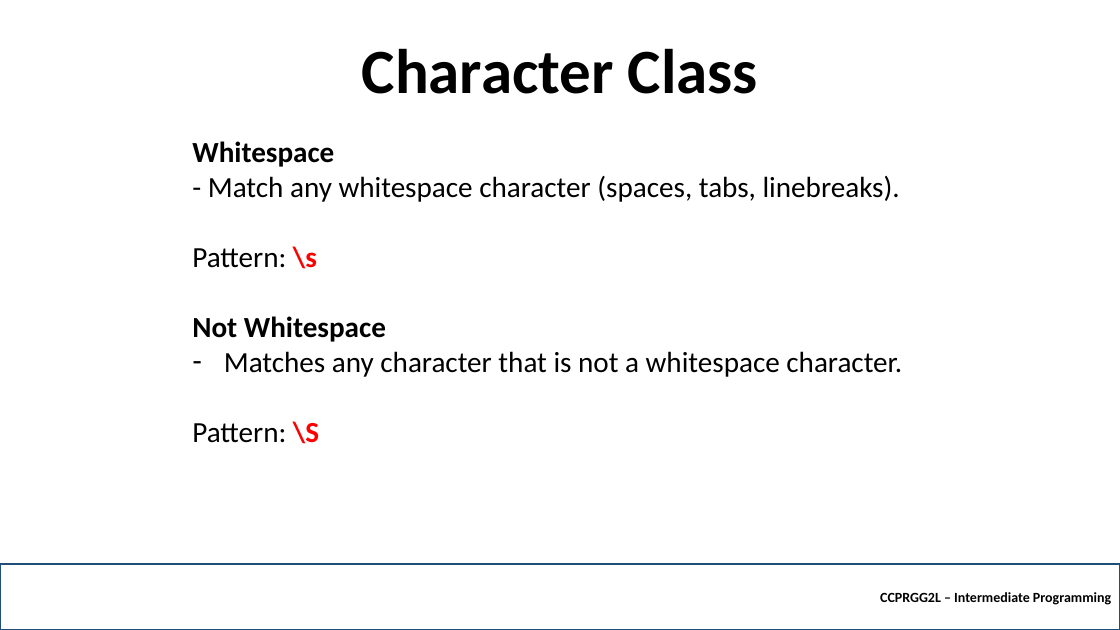
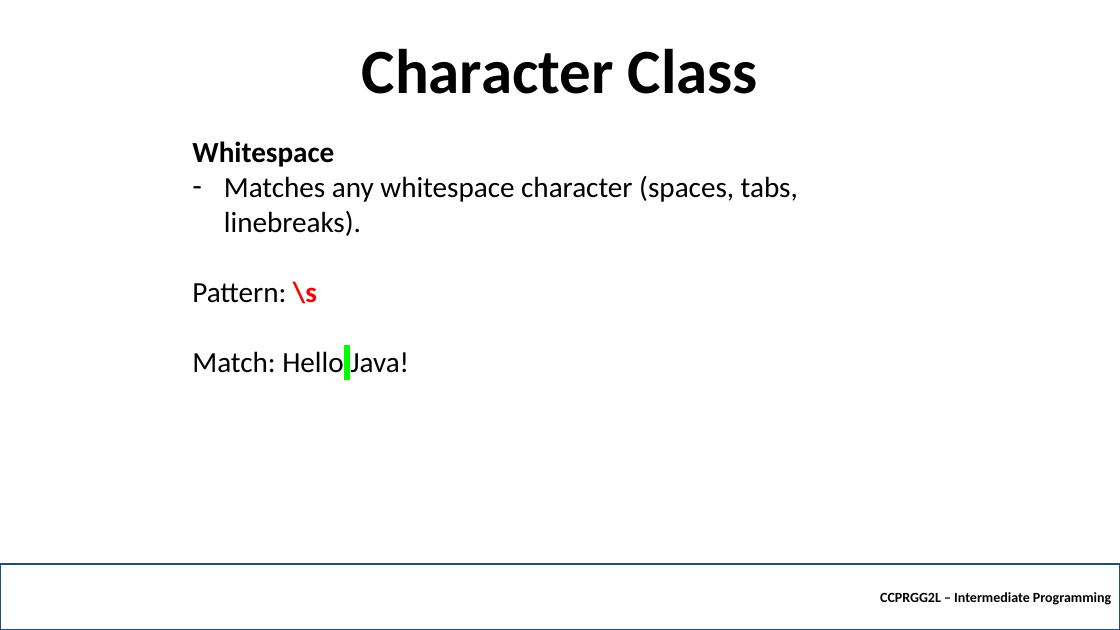
Before and after one commit to robitussin/CCPRGG2L, a slide deck: slide 17 of week_4/Regular Expressions.pptx (slide 14 before the commit). Drawn at 1120x630 pixels with LibreOffice and Linux fonts; fonts in the diff are those of the drawing; background and template pictures are left out. Boxes give left, top, right and bottom in pixels: in the first picture for what was removed or moved away, otherwise in the second. Text is boxed around its words. In the diff, an @@ line names an element or a change of style, - is before the commit and + after.

```diff
--- a/week_4/Regular Expressions.pptx
+++ b/week_4/Regular Expressions.pptx
@@ text at bbox=[224, 176, 798, 236]: text changed @@
-- Match any whitespace character (spaces, tabs, linebreaks).
+– Matches any whitespace character (spaces, tabs, linebreaks).
@@ text at bbox=[192, 351, 409, 373]: text changed @@
-Not Whitespace
-– Matches any character that is not a whitespace character.
-Pattern: \S
+Match: Hello Java!
```
Also in this commit, not shown: 12 other slides changed, 8 slides added.
